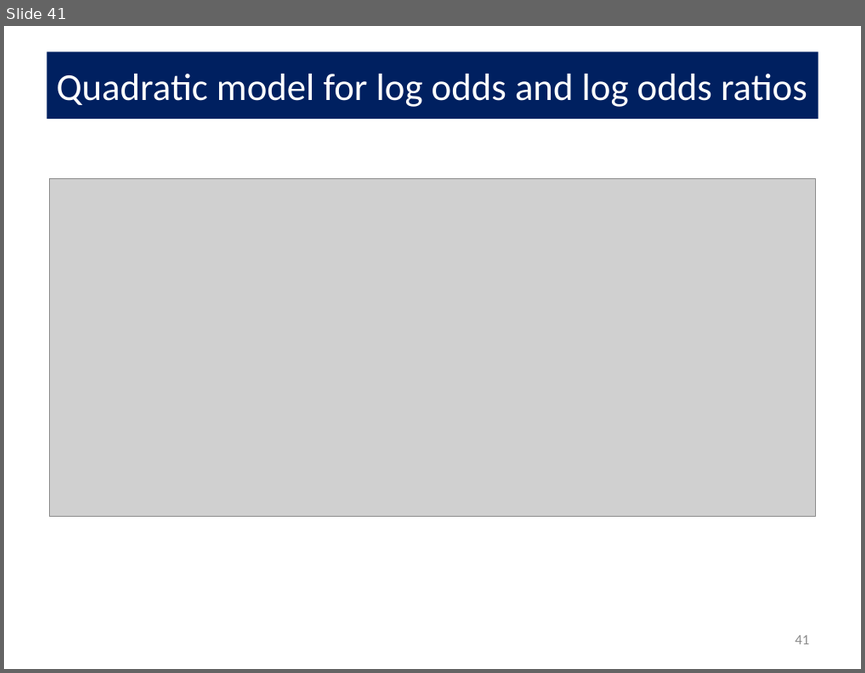
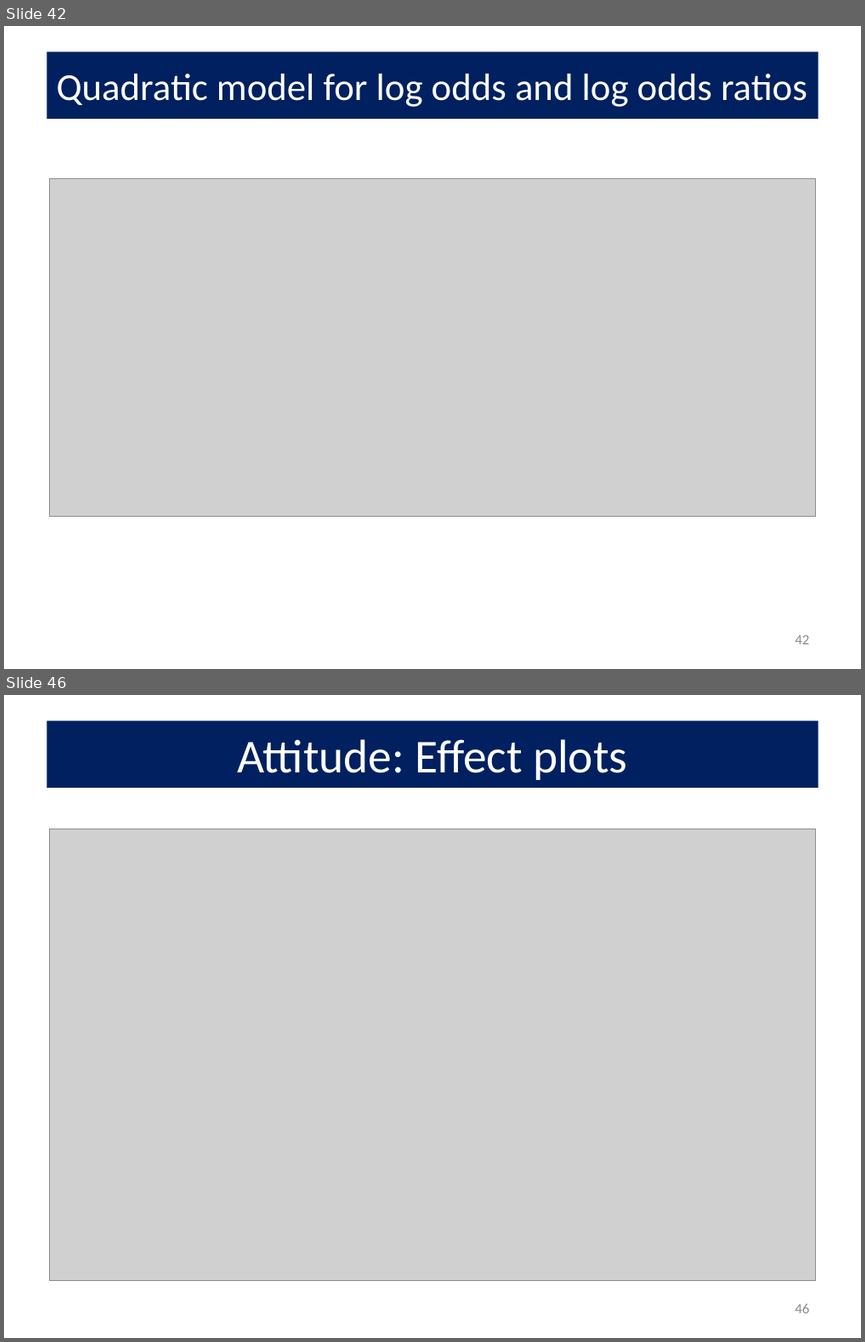
Before and after one commit to friendly/psy6136, a slide deck: docs/lectures/Log-Odds.pptx. Shown one above the other, each under a label of ours: slide 41 before the commit, slides 42 and 46 after it; the slides between them are not shown. The pictures are 865x673 and 865x1342 pixels, drawn with LibreOffice and Linux fonts; fonts in the diff are those of the drawing; grey boxes stand for pictures. Boxes give left, top, right and bottom in pixels: in the first picture for what was removed or moved away, otherwise in the second. Text is boxed around its words. In the diff, an @@ line names an element or a change of style, - is before the commit and + after.

```diff
--- a/docs/lectures/Log-Odds.pptx
+++ b/docs/lectures/Log-Odds.pptx
@@ slide 46 added at (4, 695, 861, 1338), background #FFFFFF @@
@@ title added at (46, 721, 818, 788), fill #002060, 39.6 pt, text #FFFFFF @@
+Attitude: Effect plots
@@ picture added at (49, 828, 816, 1280) @@
@@ page number added at (794, 1304, 809, 1313), 12 pt, text #8C8C8C @@
+46
@@ what was slide 41 is now slide 42 @@
@@ page number at (794, 635, 809, 644): text changed @@
-41
+42
```
Also in this commit, not shown: 2 slides changed, 6 other slides added, 5 other files.
